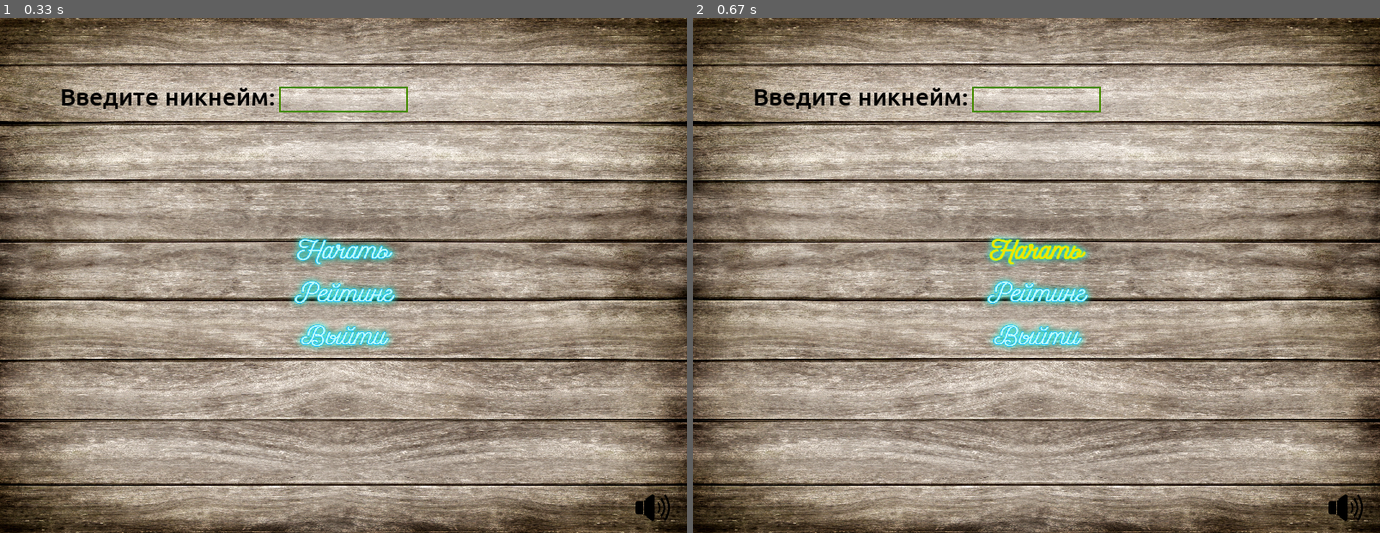
Above: before the commit, frames 1-2 (left to right).
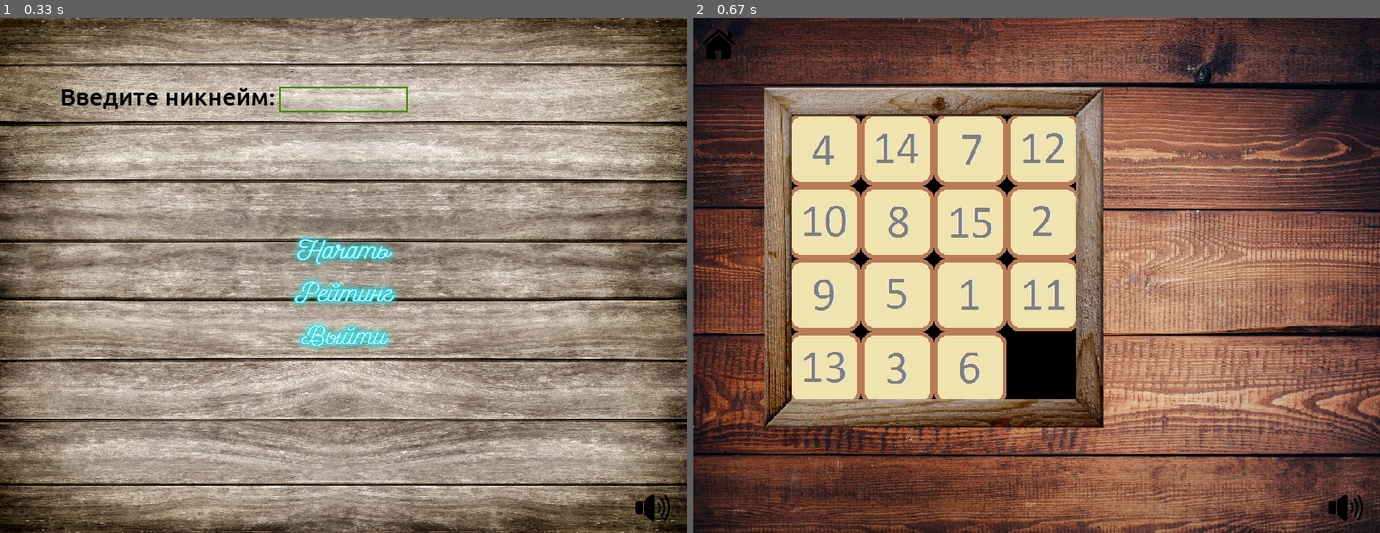
Above: after the commit, the same moments.

Repository: AlexRas245/Pygame_Project
Game: pygame game, started from Меню.py
Two runs of this game, one before a commit and one after it. Both use one fixed random seed, a clock stepped at 60 frames per second and the inputs below.
Inputs (mouse positions are in pixels of both pictures, inside the frame that each line leads up to):
- Up to frame 1 (0.33 s): no input
- Up to frame 2 (0.67 s): click (1036, 244) at 0.38 s

Frame 1 is identical in both runs. In frame 2, 93% of the frame differs, in the area x 0-100%, y 0-100%.

Commit message:
Добавлен файл Game в котором реализован класс для представления пятнашек, класс для отрисовки поля пятнашек, класс самой игры с начальной отрисовкой

Diff:
--- /dev/null
+++ b/Game.py
@@ -0,0 +1,143 @@
+import pygame
+from Button import Button
+import random
+
+class FifteenPuzzle:
+    def __init__(self, rows, cols):
+        self.rows = rows
+        self.cols = cols
+        self.tiles = [[0] * cols for _ in range(rows)]
+        self.empty_row = rows - 1
+        self.empty_col = cols - 1
+
+    def shuffle(self):
+        numbers = list(range(1, self.rows * self.cols))
+        random.shuffle(numbers)
+        index = 0
+        for row in range(self.rows):
+            for col in range(self.cols):
+                if index == 15:
+                    break
+                self.tiles[row][col] = numbers[index]
+                index += 1
+
+    def is_solved(self):
+        k = 1
+        for i in range(self.rows):
+            for j in range(self.cols):
+                if k == 15:
+                    return True
+                if self.tiles[i][j] != k:
+                    return False
+                k += 1
+
+    def move_tile(self, row, col):
+        if (
+                (abs(row - self.empty_row) == 1 and col == self.empty_col) or
+                (abs(col - self.empty_col) == 1 and row == self.empty_row)
+        ):
+            self.tiles[self.empty_row][self.empty_col], self.tiles[row][col] = self.tiles[row][col], \
+                self.tiles[self.empty_row][self.empty_col]
+            self.empty_row, self.empty_col = row, col
+
+class PuzzleRenderer:
+    def __init__(self, screen, puzzle, cell_size, center_x, center_y):
+        self.screen = screen
+        self.puzzle = puzzle
+        self.cell_size = cell_size
+        self.center_x = center_x - 100
+        self.center_y = center_y
+        self.start_x = center_x - puzzle.cols * cell_size // 2
+        self.start_y = center_y - puzzle.rows * cell_size // 2
+        self.number_images = {}
+        for number in range(1, puzzle.rows * puzzle.cols):
+            image = pygame.image.load(f"i{number}.jpg").convert_alpha()
+            image = pygame.transform.scale(image, (self.cell_size, self.cell_size))
+            self.number_images[number] = image
+
+    def draw(self):
+        start_x = self.center_x - self.puzzle.cols * self.cell_size // 2
+        start_y = self.center_y - self.puzzle.rows * self.cell_size // 2
+        self.ramka_image = pygame.image.load("ramka.png").convert_alpha()
+        self.ramka_image = pygame.transform.scale(self.ramka_image, (410, 410))
+        for row in range(self.puzzle.rows):
+            for col in range(self.puzzle.cols):
+                x = start_x + col * self.cell_size
+                y = start_y + row * self.cell_size
+                pygame.draw.rect(self.screen, (0, 0, 0), (x, y, self.cell_size, self.cell_size))
+                number = self.puzzle.tiles[row][col]
+                if number > 0:
+                    image = self.number_images[number]
+                    image_rect = image.get_rect(center=(x + self.cell_size // 2, y + self.cell_size // 2))
+                    self.screen.blit(image, image_rect)
+        self.screen.blit(self.ramka_image, (start_x - 35, start_y - 35))
+
+    def update(self):
+        pygame.display.flip()
+
+class Game:
+    def __init__(self, screen, width, height, player_name, music_on):
+        self.screen = screen
+        self.screen.fill((210, 200, 225))
+        self.width = width
+        self.height = height
+        self.font = pygame.font.Font('Ubuntu-Medium.ttf', 36)
+        self.music_on = music_on
+        self.running = True
+        self.return_to_menu = False
+        self.player_name = player_name
+        if len(self.player_name) == 0:
+            self.player_name = 'Player'
+        self.background_image = pygame.image.load("three.jpg").convert() # Изображение для фона
+        self.background_image = pygame.transform.scale(self.background_image, (width, height))
+        self.menu_button_image = pygame.image.load("home.png").convert_alpha() # Изображение для кнопки "В меню"
+        self.menu_button_image = pygame.transform.scale(self.menu_button_image, (40, 40))
+        self.menu_button = Button(screen, None, 10, 10, 50, 50, self.go_to_menu, image=self.menu_button_image)
+        self.puzzle = FifteenPuzzle(4, 4)  # Размер поля 4x4
+        self.puzzle.shuffle()  # Перемешиваем пятнашки
+        self.renderer = PuzzleRenderer(screen, self.puzzle, 85, width // 2 - 20,
+                                       height // 2 - 20)  # Размер ячейки 85x85
+        self.click_sound = pygame.mixer.Sound("but_f.mp3")
+        self.move_sound = pygame.mixer.Sound("move_f.mp3")
+        # Изображение для кнопки "Музыка"
+        self.music_button_image_on = pygame.image.load("music_on.png").convert_alpha()
+        self.music_button_image_on = pygame.transform.scale(self.music_button_image_on, (40, 40))
+        self.music_button_image_off = pygame.image.load("music_off.png").convert_alpha()
+        self.music_button_image_off = pygame.transform.scale(self.music_button_image_off, (40, 40))
+        if self.music_on:
+            self.music_button = Button(screen, None, 740, 550, 790, 600, self.music, image=self.music_button_image_on)
+        else:
+            self.music_button = Button(screen, None, 740, 550, 790, 600, self.music, image=self.music_button_image_off)
+
+    def music(self):
+        if self.music_on:
+            pygame.mixer.music.pause()
+            self.music_button = Button(self.screen, None, 740, 550, 790, 600, self.music,
+                                       image=self.music_button_image_off)
+            self.music_on = False
+        else:
+            pygame.mixer.music.unpause()
+            self.music_button = Button(self.screen, None, 740, 550, 790, 600, self.music,
+                                       image=self.music_button_image_on)
+            self.music_on = True
+
+    def go_to_menu(self):
+        self.return_to_menu = True
+
+    def draw(self):
+        self.screen.blit(self.background_image, (0, 0))
+        self.renderer.draw()  # Отрисовываем пятнашки
+        self.menu_button.draw()
+        self.music_button.draw()
+        pygame.display.flip()
+
+    def update(self):
+        if self.return_to_menu:
+            self.running = False
+        self.renderer.update()
+        if self.puzzle.is_solved():
+            self.running = False
+    def run(self):
+        while self.running:
+            self.update()
+            self.draw()
--- a/Меню.py
+++ b/Меню.py
@@ -2,7 +2,7 @@
 import sys
 from Button import Button
 import рейтинг
-
+import Game
 class MainMenu:
     def __init__(self, screen, width, height):
         self.screen = screen
@@ -162,7 +162,12 @@
             self.exit_button = Button(screen, None, 325, 350, 150, 35, self.exit_menu, image=self.exit_button_image)
 
     def start_game(self):
-        pass
+        game = Game.Game(self.screen, self.width, self.height, self.user_text, self.music_on)
+        game.run()
+        if game.return_to_menu:  # Проверяем флаг возврата в меню
+            if pygame.mixer.music.get_busy() != self.music_on:
+                self.music()
+            self.draw()
 
     def show_rating(self):
         rating_menu = рейтинг.RatingMenu(self.screen, self.width, self.height, self.music_on)
Binary file added: i1.jpg
Binary file added: i10.jpg
Binary file added: i11.jpg
Binary file added: i12.jpg
Binary file added: i13.jpg
Binary file added: i14.jpg
Binary file added: i15.jpg
Binary file added: i2.jpg
Binary file added: i3.jpg
Binary file added: i4.jpg
Binary file added: i5.jpg
Binary file added: i6.jpg
(and 6 more such lines)
